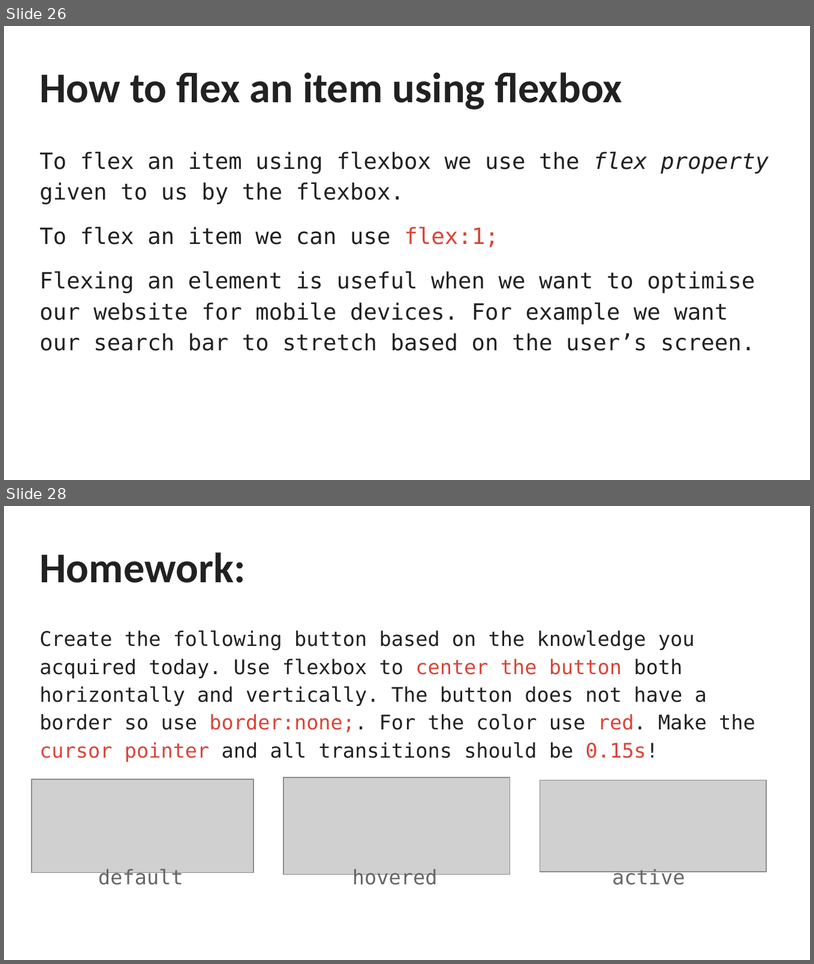
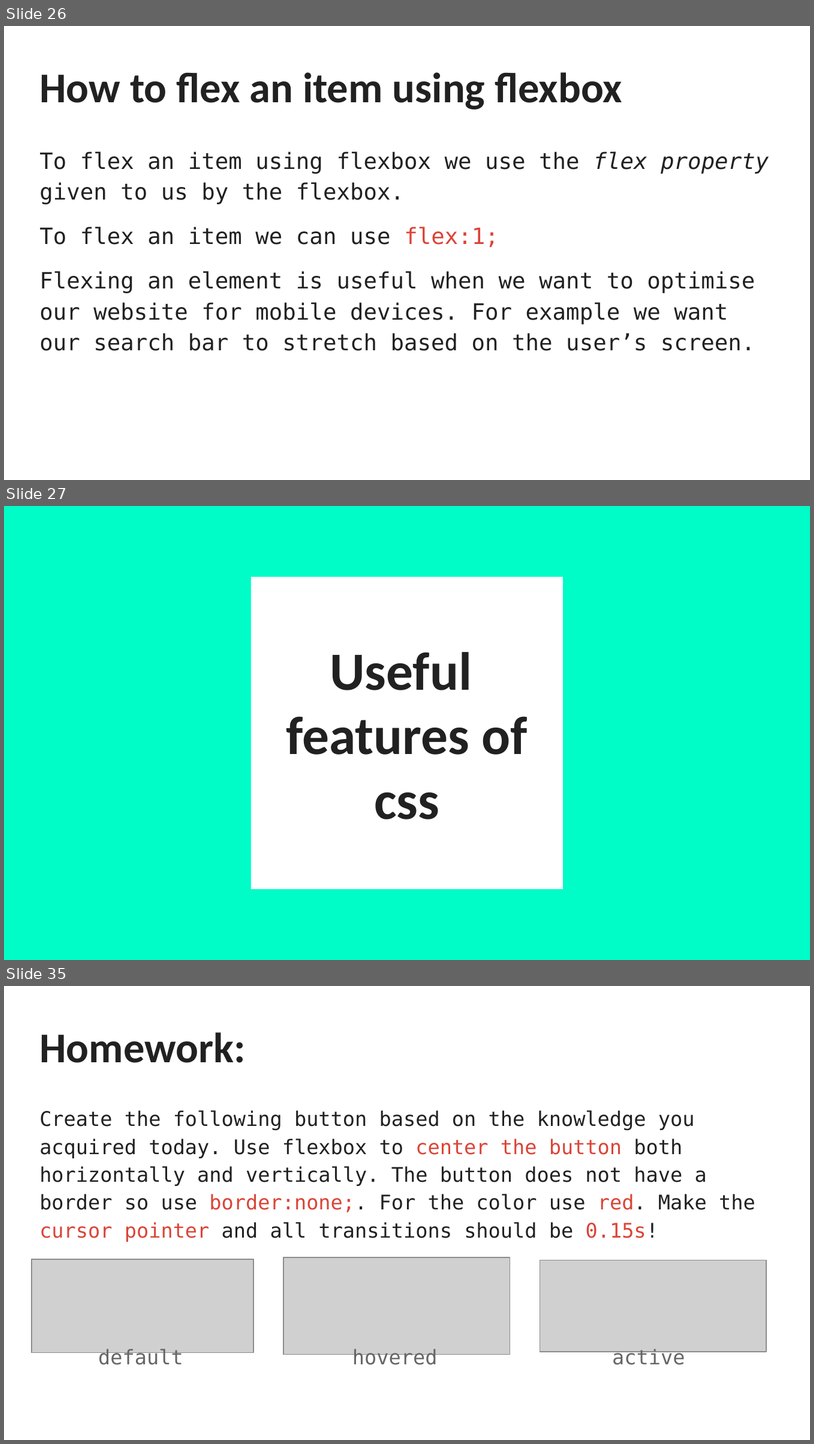
Before and after one commit to YorDN/HTML-CSS-Course, a slide deck: HTML & CSS 101.pptx. Shown one above the other, each under a label of ours: slides 26 and 28 before the commit, slides 26, 27 and 35 after it; the slides between them are not shown. The pictures are 814x964 and 814x1444 pixels, drawn with LibreOffice and Linux fonts; fonts in the diff are those of the drawing; grey boxes stand for pictures. Boxes give left, top, right and bottom in pixels: in the first picture for what was removed or moved away, otherwise in the second. Text is boxed around its words. In the diff, an @@ line names an element or a change of style, - is before the commit and + after.

```diff
--- a/HTML & CSS 101.pptx
+++ b/HTML & CSS 101.pptx
@@ slide 27 added at [4, 506, 810, 960], background #00FDC8 @@
@@ title added at [252, 577, 564, 889], fill #FFFFFF, 48 pt, text #212121, bold @@
+Useful
+features of css
@@ what was slide 28 is now slide 35 @@
```
Also in this commit, not shown: 2 slides changed, 6 other slides added, 1 other file.
